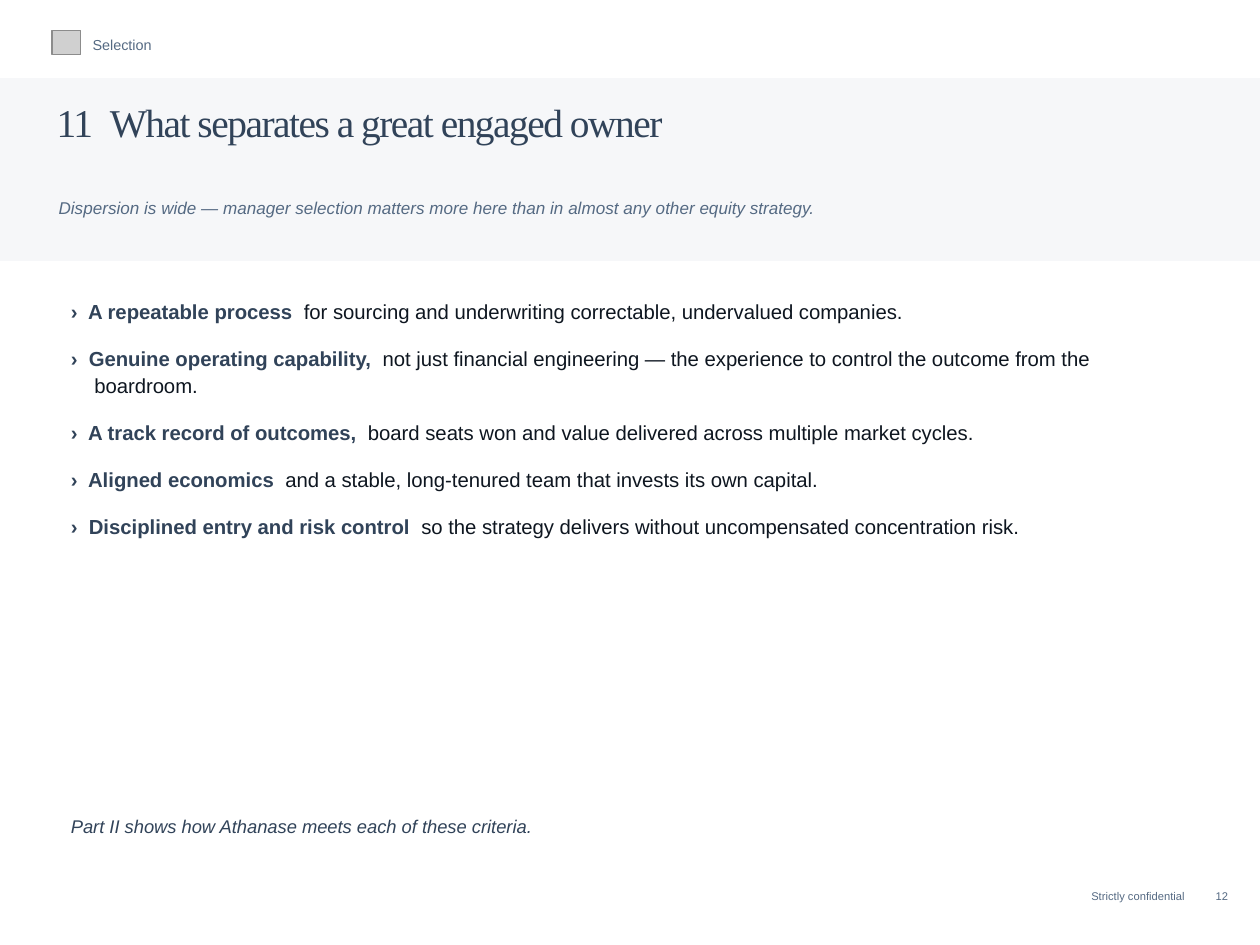
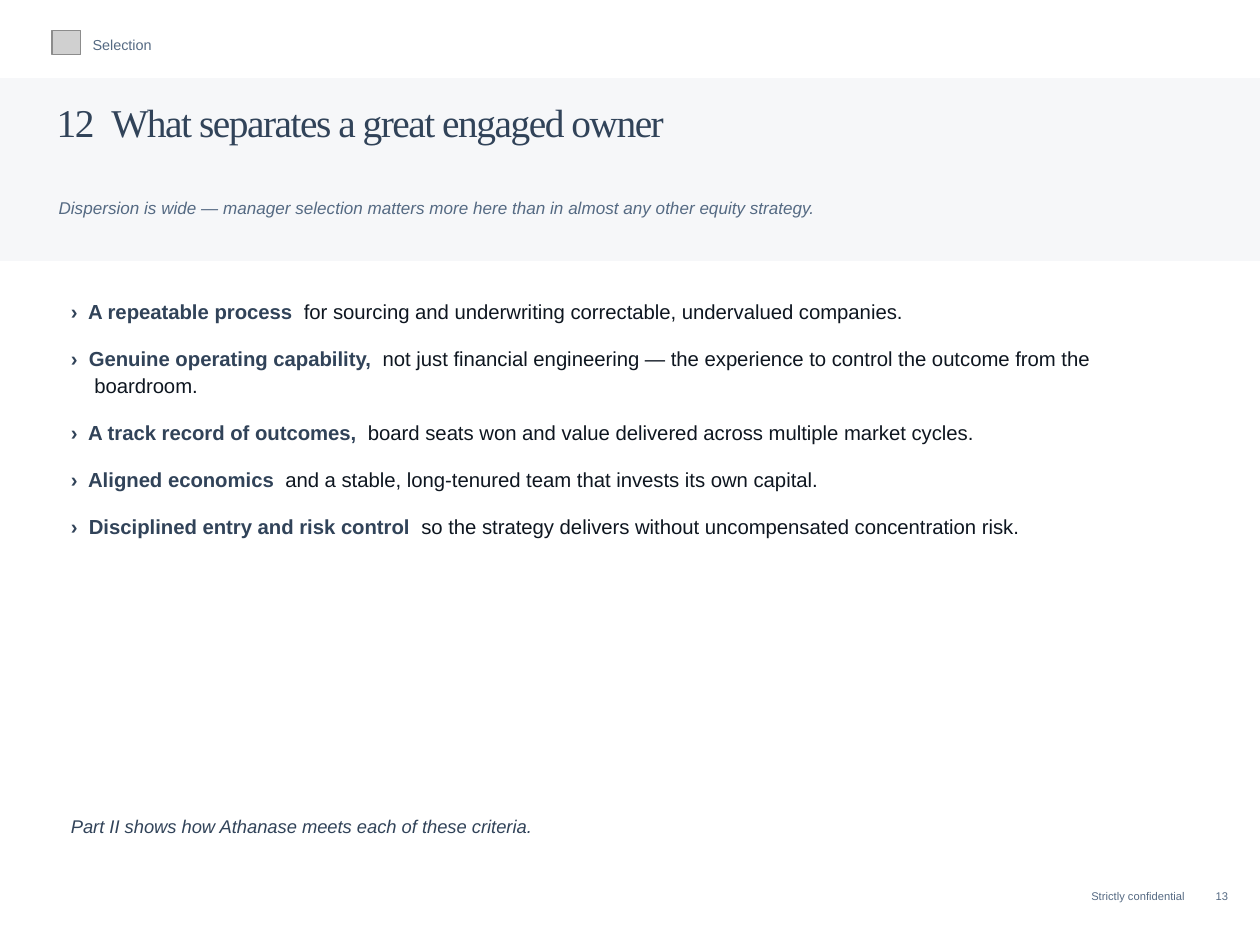
Before and after one commit to charette-lab/Claude, a slide deck: slide 15 of Athanase_Engaged_Ownership_Allocator_Deck.pptx (slide 14 before the commit). Drawn at 1260x945 pixels with LibreOffice and Linux fonts; fonts in the diff are those of the drawing; grey boxes stand for pictures. Boxes give left, top, right and bottom in pixels: in the first picture for what was removed or moved away, otherwise in the second. Text is boxed around its words. In the diff, an @@ line names an element or a change of style, - is before the commit and + after.

```diff
--- a/Athanase_Engaged_Ownership_Allocator_Deck.pptx
+++ b/Athanase_Engaged_Ownership_Allocator_Deck.pptx
@@ text at (x1=57, y1=109, x2=663, y2=145): text changed @@
-11 What separates a great engaged owner
+12 What separates a great engaged owner
@@ text at (x1=1091, y1=892, x2=1228, y2=903): text changed @@
-Strictly confidential 12
+Strictly confidential 13
```
Also in this commit, not shown: 59 other slides changed, 1 slide added, 1 other file.
